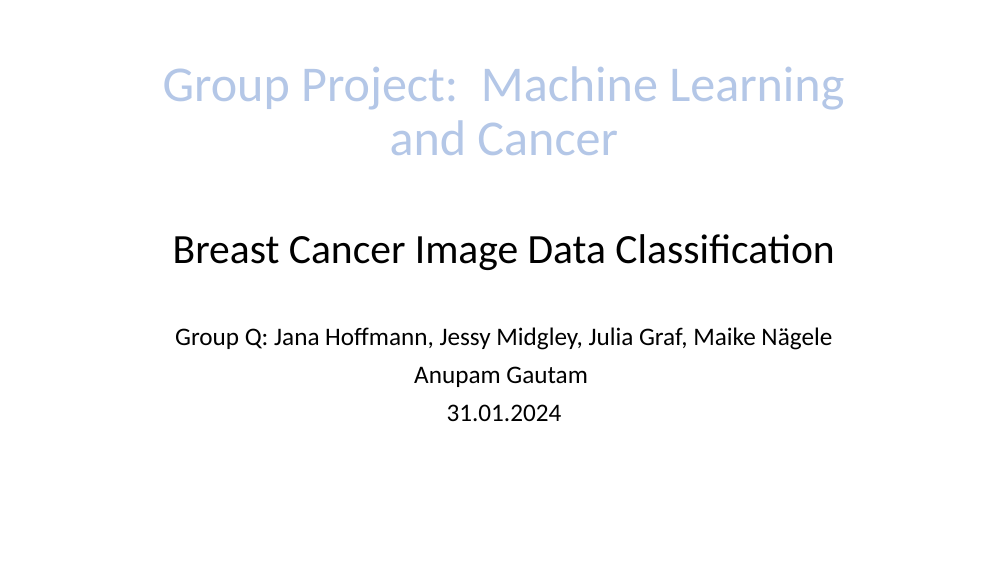
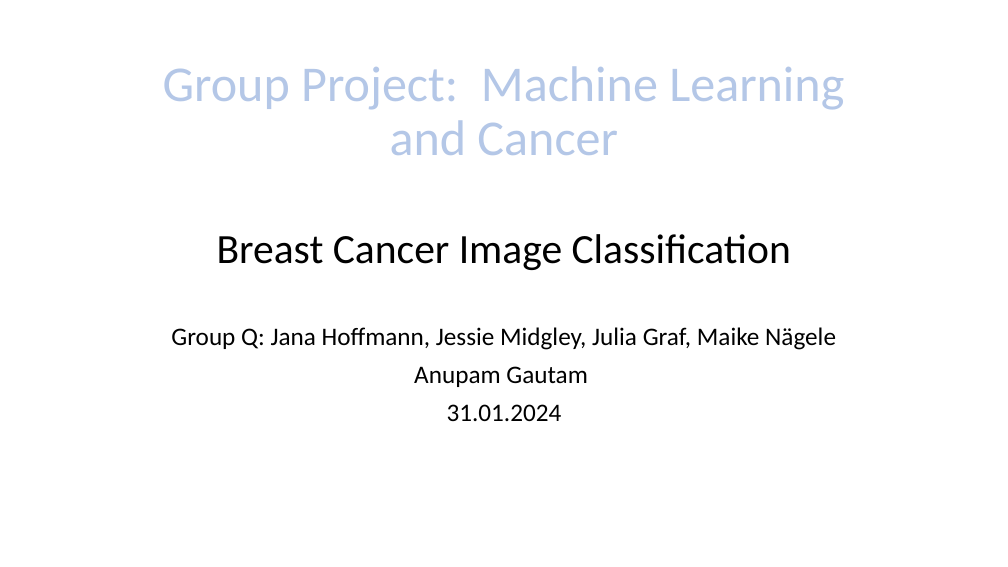
Before and after one commit to JessieMidgley/Seq-Bio-Project, a slide deck: slide 1 of GroupProject_finalPresentation.pptx. Drawn at 1008x567 pixels with LibreOffice and Linux fonts; fonts in the diff are those of the drawing. Boxes give left, top, right and bottom in pixels: in the first picture for what was removed or moved away, otherwise in the second. Text is boxed around its words. In the diff, an @@ line names an element or a change of style, - is before the commit and + after.

```diff
--- a/GroupProject_finalPresentation.pptx
+++ b/GroupProject_finalPresentation.pptx
@@ title at [163, 66, 844, 270]: text changed @@
-Group Project: Machine Learning and Cancer
-Breast Cancer Image Data Classification
+Group Project: Machine Learning and Cancer
+Breast Cancer Image Classification
@@ subtitle at [171, 327, 836, 350]: text changed @@
-Group Q: Jana Hoffmann, Jessy Midgley, Julia Graf, Maike Nägele
+Group Q: Jana Hoffmann, Jessie Midgley, Julia Graf, Maike Nägele
```
Also in this commit, not shown: 2 slides added, 2 slides removed.
